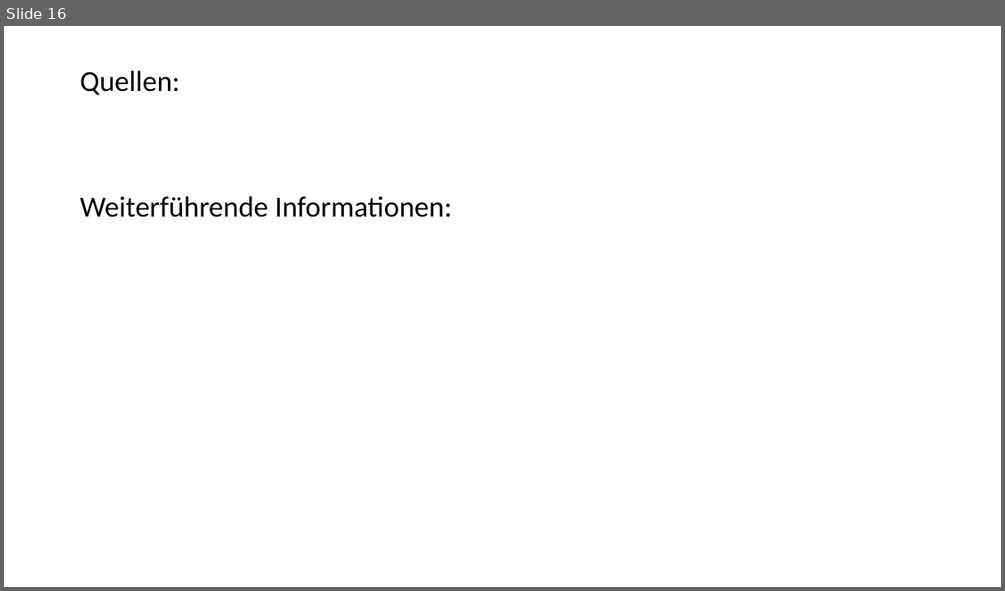
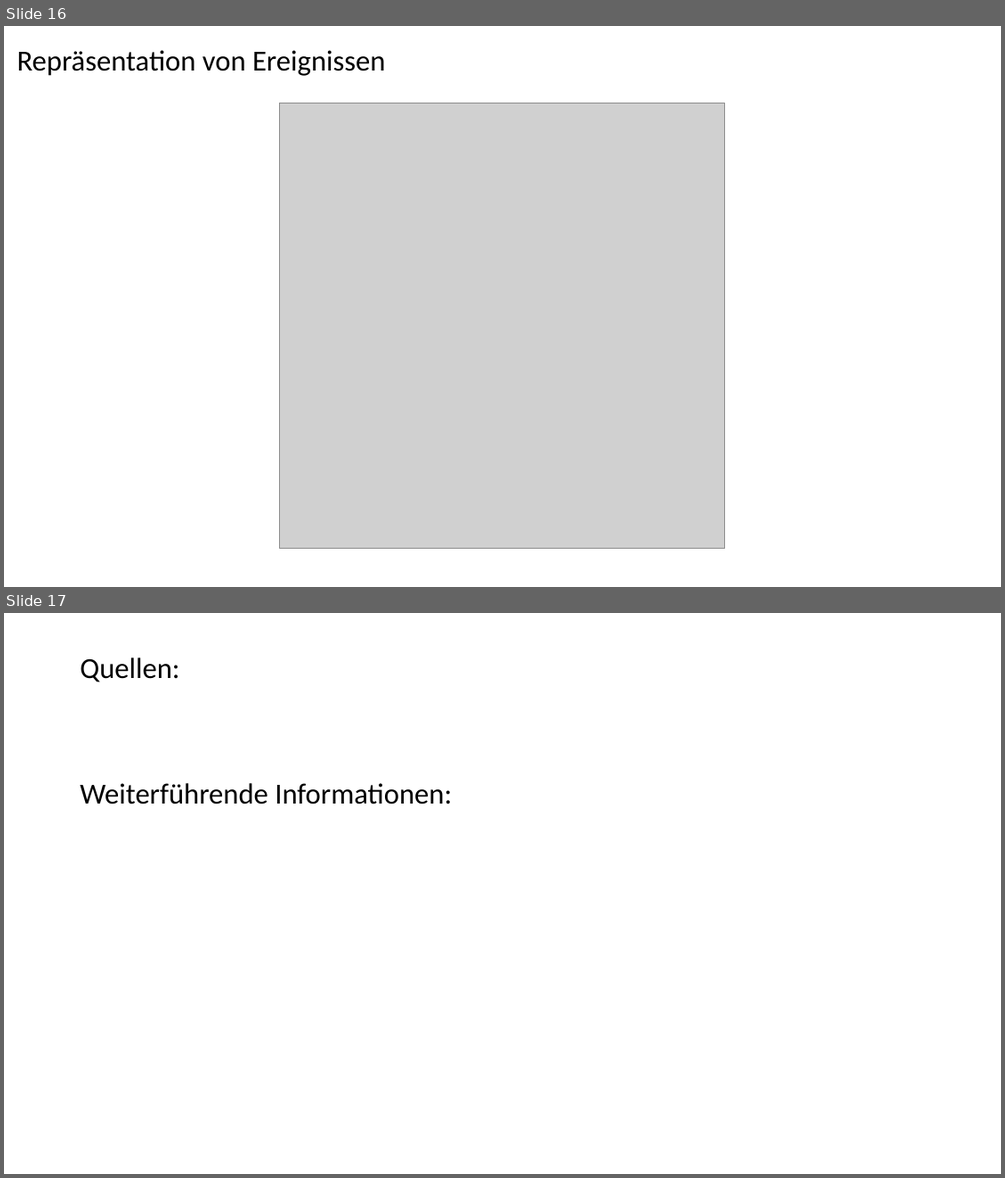
Before and after one commit to danck/hsem, a slide deck: Vortrag/hsem.pptx. Shown one above the other, each under a label of ours: slide 16 before the commit, slides 16 and 17 after it. The pictures are 1005x591 and 1005x1178 pixels, drawn with LibreOffice and Linux fonts; fonts in the diff are those of the drawing; grey boxes stand for pictures. Boxes give left, top, right and bottom in pixels: in the first picture for what was removed or moved away, otherwise in the second. Text is boxed around its words. In the diff, an @@ line names an element or a change of style, - is before the commit and + after.

```diff
--- a/Vortrag/hsem.pptx
+++ b/Vortrag/hsem.pptx
@@ slide 16 added at (x1=4, y1=26, x2=1001, y2=587), background #FFFFFF @@
@@ title added at (x1=17, y1=50, x2=385, y2=76), 28 pt, text #000000 @@
+Repräsentation von Ereignissen
@@ picture added at (x1=280, y1=103, x2=726, y2=548) @@
@@ what was slide 16 is now slide 17 @@
```
Also in this commit, not shown: 1 other slide added, 1 slide removed, 1 other file.
